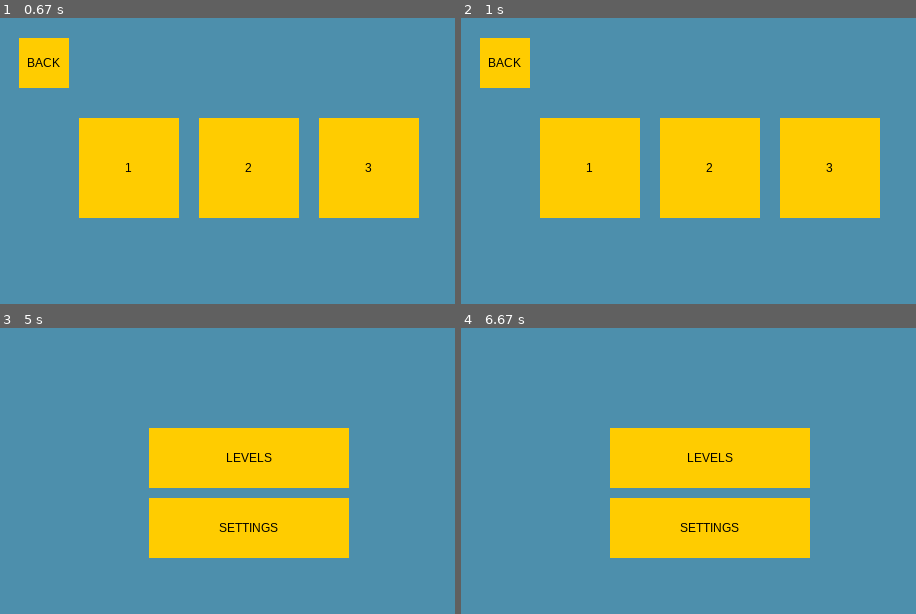
Above: before the commit, frames 1-4 (two rows, left to right).
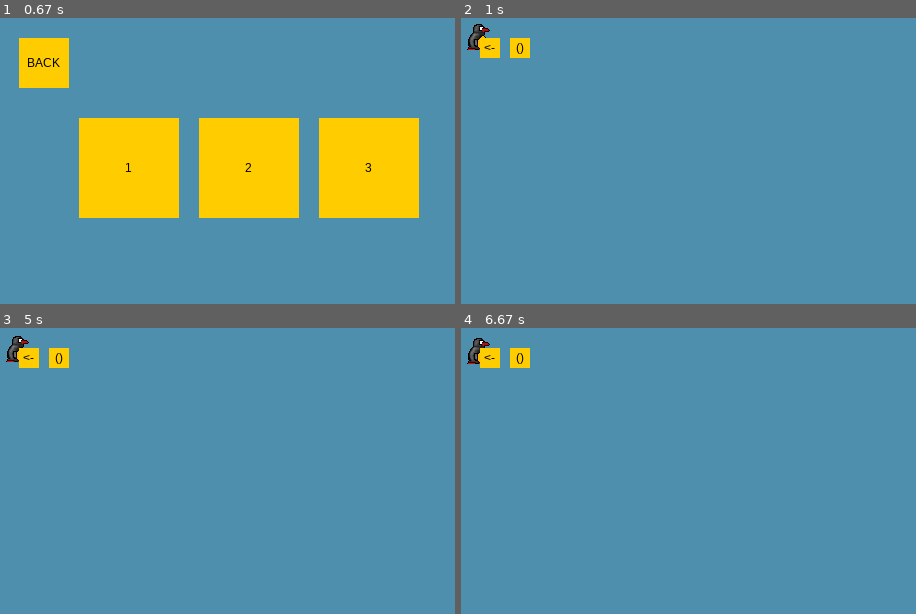
Above: after the commit, the same moments.

Repository: Rushan4ik/yandex_pygame_project
Game: pygame game, started from main.py
Same seed, same stepped clock (60 frames per second), same inputs: the game is played once before the commit and once after it.
Inputs (mouse positions are in pixels of both pictures, inside the frame that each line leads up to):
- Up to frame 1 (0.67 s): click (250, 146) at 0.38 s
- Up to frame 2 (1 s): click (588, 166) at 0.72 s
- Up to frame 3 (5 s): press the mouse at (27, 356) at 1.03 s; move the mouse to (159, 448) at 1.13 s; release the mouse at (286, 536) at 1.27 s; press the mouse at (250, 528) at 1.37 s; move the mouse to (263, 493) at 1.47 s; release the mouse at (282, 462) at 1.6 s; press the mouse at (350, 473) at 1.7 s; move the mouse to (259, 442) at 1.8 s; release the mouse at (168, 413) at 1.93 s; press the mouse at (350, 473) at 2.03 s; move the mouse to (377, 519) at 2.13 s; release the mouse at (404, 565) at 2.27 s; press the mouse at (45, 373) at 2.37 s; move the mouse to (136, 416) at 2.47 s; release the mouse at (227, 459) at 2.6 s; press the mouse at (250, 528) at 2.7 s; move the mouse to (195, 531) at 2.8 s; release the mouse at (141, 536) at 2.93 s; press the mouse at (350, 433) at 3.03 s; move the mouse to (313, 456) at 3.13 s; release the mouse at (282, 479) at 3.27 s; press the mouse at (350, 593) at 3.37 s; move the mouse to (341, 519) at 3.47 s; release the mouse at (332, 448) at 3.6 s; press the mouse at (45, 373) at 3.7 s; move the mouse to (100, 536) at 3.8 s; release the mouse at (outside the picture) at 3.93 s; press the mouse at (250, 456) at 4.03 s; move the mouse to (168, 499) at 4.13 s; release the mouse at (86, 545) at 4.27 s; press the mouse at (127, 476) at 4.37 s; move the mouse to (100, 436) at 4.47 s; release the mouse at (72, 393) at 4.6 s; press the mouse at (59, 356) at 4.7 s; move the mouse to (232, 513) at 4.8 s; release the mouse at (outside the picture) at 4.93 s
- Up to frame 4 (6.67 s): press the mouse at (488, 356) at 5.03 s; move the mouse to (574, 373) at 5.13 s; release the mouse at (665, 390) at 5.27 s; press the mouse at (711, 456) at 5.37 s; move the mouse to (674, 439) at 5.47 s; release the mouse at (638, 422) at 5.6 s; press the mouse at (588, 476) at 5.7 s; move the mouse to (679, 516) at 5.8 s; release the mouse at (770, 553) at 5.93 s; press the mouse at (520, 356) at 6.03 s; move the mouse to (542, 468) at 6.13 s; release the mouse at (570, 576) at 6.27 s; press the mouse at (520, 356) at 6.37 s; move the mouse to (656, 531) at 6.47 s; release the mouse at (outside the picture) at 6.6 s

Frame 1 is identical in both runs. In frame 2, 25% of the frame differs, in the area x 1-93%, y 2-70%; in frame 3, 19%; in frame 4, 19%.

Commit message:
Добавление LevelScene, для прохождения уровня

Diff:
--- /dev/null
+++ b/screen_components/scene_level_play.py
@@ -0,0 +1,24 @@
+from game_components import Level
+from screen_components import Scene
+from widgets import Button
+
+
+def load_level(level_number: int) -> Level | None:
+    return Level((1, 1), [], [], (1, 1))
+
+
+class LevelScene(Scene):
+    def __init__(self, scene_manager, level_number: int):
+        self.scene_manager = scene_manager
+        self.level = load_level(level_number)
+        buttons = [Button((20, 20), (20, 20), "<-", [Button.Handler(self.__set_main_menu)]),
+                   Button((50, 20), (20, 20), "()", [Button.Handler(self.level.restart)])]
+        super().__init__(buttons, [], [], self.level)
+
+    def __set_main_menu(self):
+        self.scene_manager.set_main_menu_scene()
+
+    def update(self, duration):
+        super().update(duration)
+        if self.level.player.live_count == 0:
+            self.__set_main_menu()
--- a/screen_components/scene_manager.py
+++ b/screen_components/scene_manager.py
@@ -1,5 +1,6 @@
 from screen_components import Scene
 from screen_components.scene_level_choice import LevelChoiceScene
+from screen_components.scene_level_play import LevelScene
 from screen_components.scene_main import MainMenuScene
 from screen_components.scene_settings import SettingsScene
 
@@ -21,4 +22,4 @@
         self.current_scene = LevelChoiceScene(self)
 
     def set_level_scene(self, level_number: int) -> None:
-        print(level_number, self)
+        self.current_scene = LevelScene(self, level_number)
